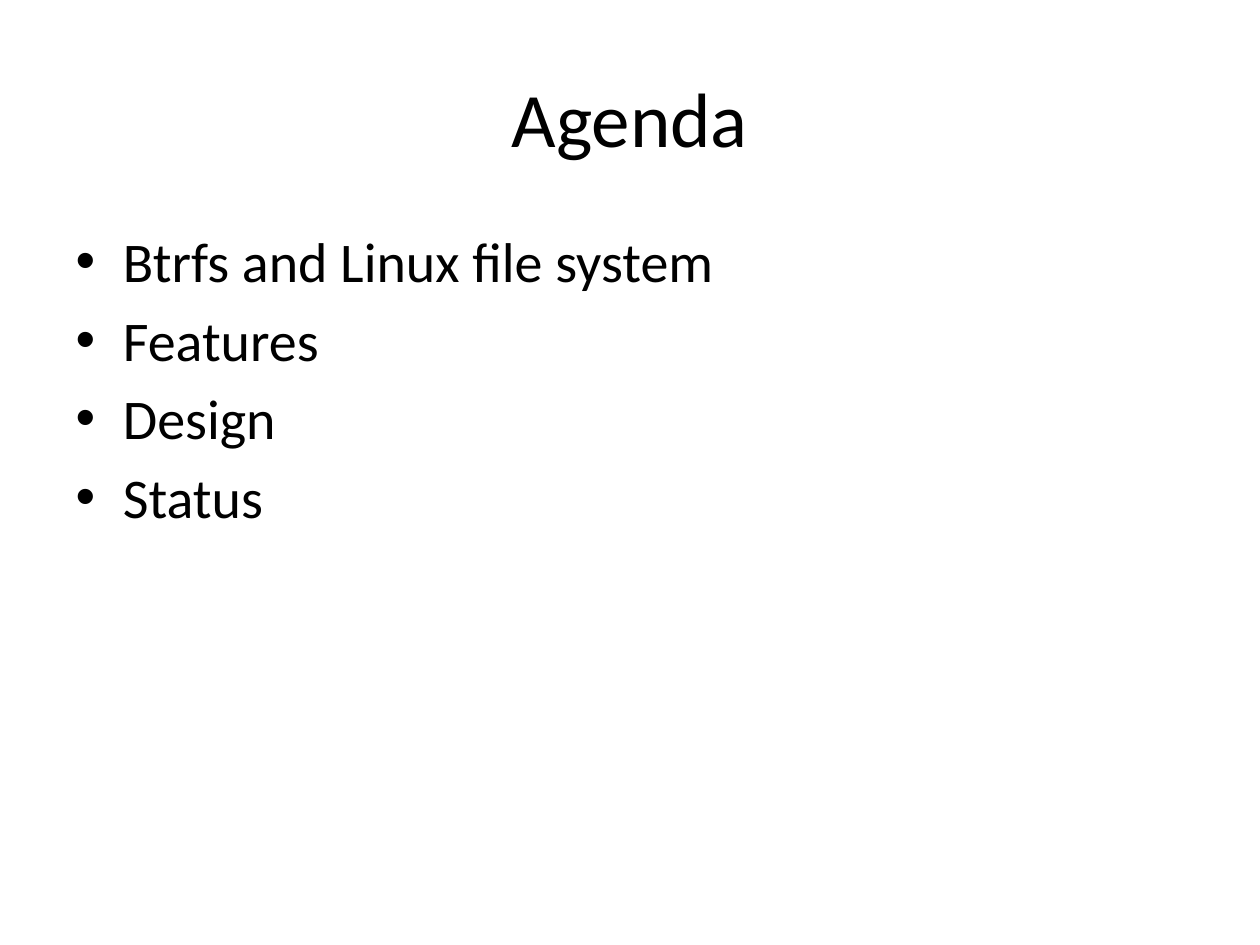
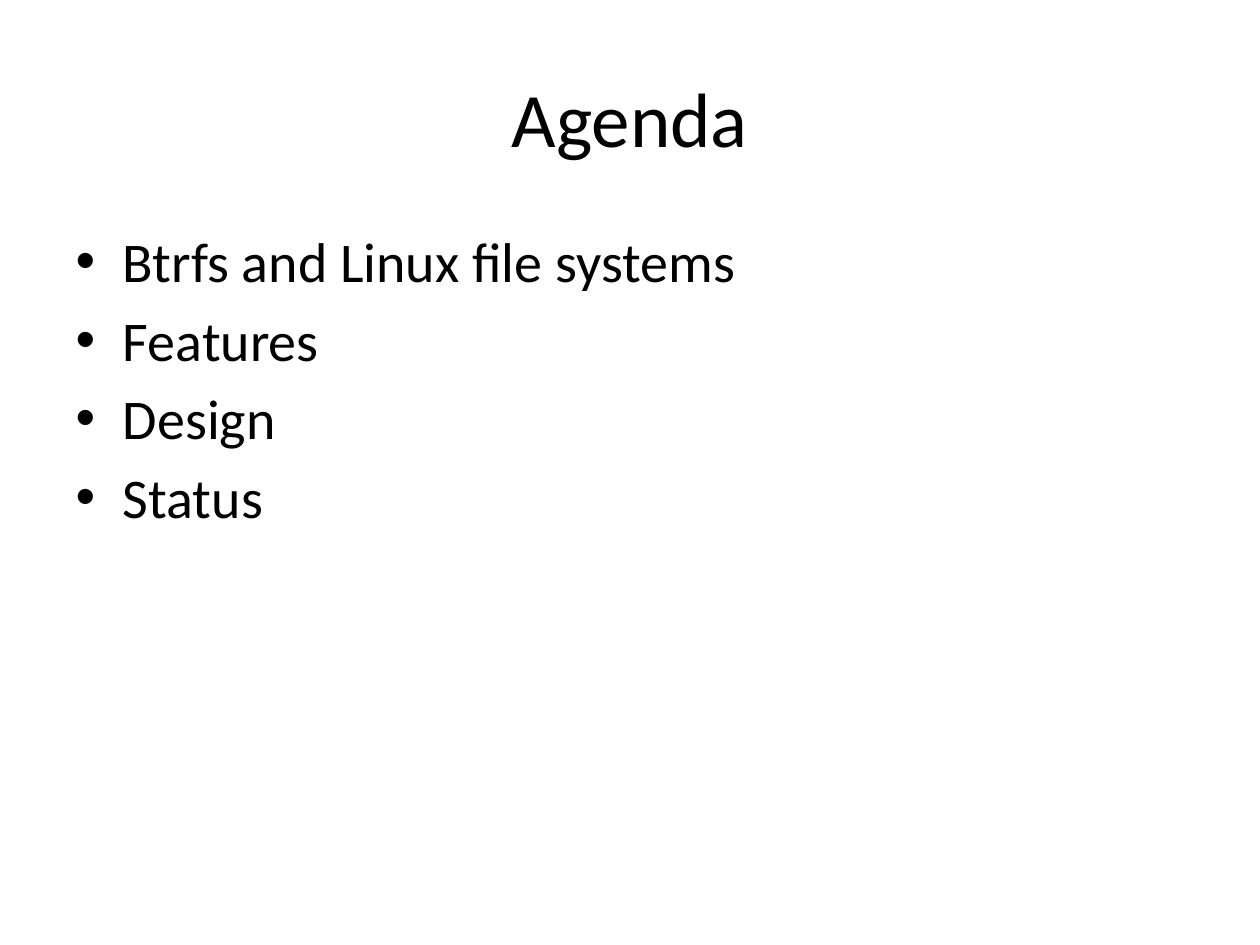
Before and after one commit to liujinmarshall/btrfs-doc, a slide deck: slide 2 of Bacik.pptx. Drawn at 1260x945 pixels with LibreOffice and Linux fonts; fonts in the diff are those of the drawing. Boxes give left, top, right and bottom in pixels: in the first picture for what was removed or moved away, otherwise in the second. Text is boxed around its words. In the diff, an @@ line names an element or a change of style, - is before the commit and + after.

```diff
--- a/Bacik.pptx
+++ b/Bacik.pptx
@@ text at (123,243,735,291): text changed @@
-• Btrfs and Linux file system
+• Btrfs and Linux file systems
```
Also in this commit, not shown: 2 other slides changed, 11 slides added, 1 slide removed.
